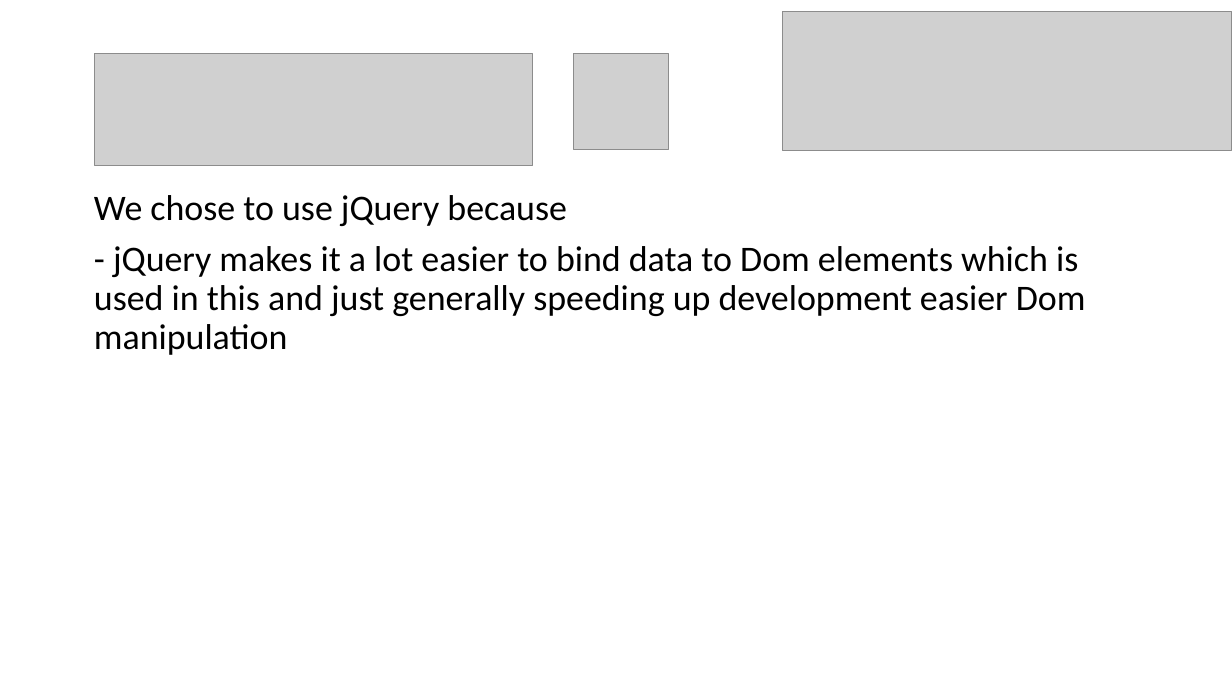
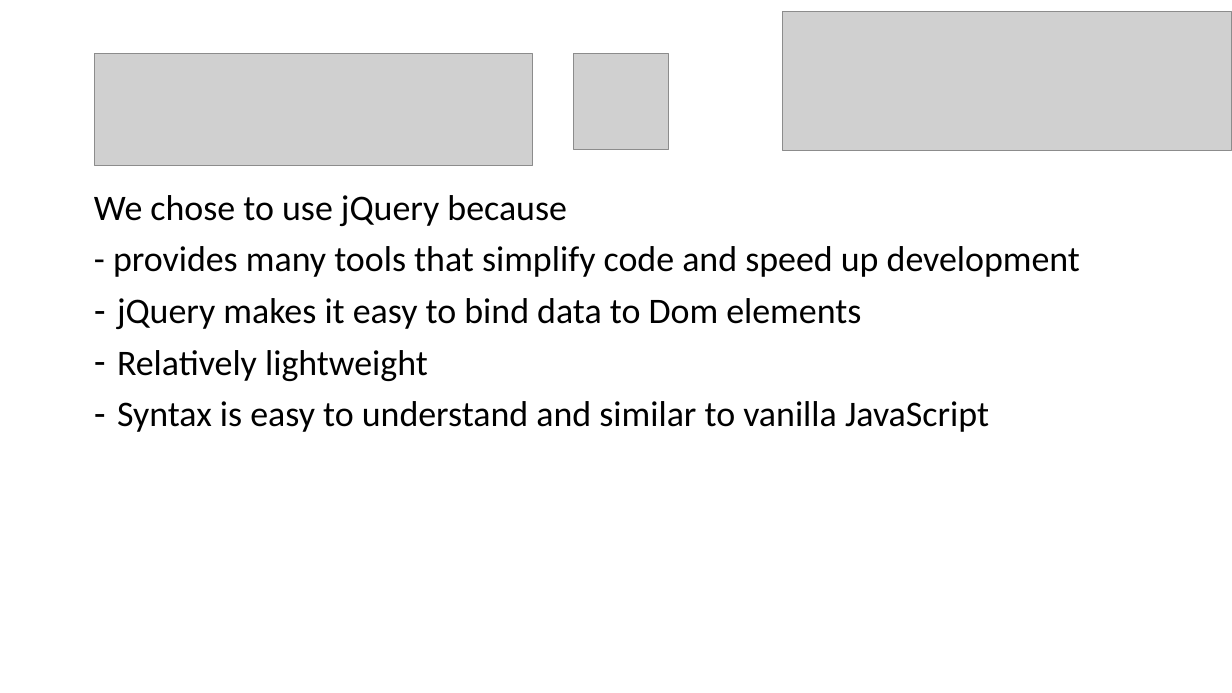
Before and after one commit to Adv-Web-Restaurant-Group3/Paperless-Restaurant, a slide deck: slide 8 of doc/presentation.pptx. Drawn at 1232x693 pixels with LibreOffice and Linux fonts; fonts in the diff are those of the drawing; grey boxes stand for pictures. Boxes give left, top, right and bottom in pixels: in the first picture for what was removed or moved away, otherwise in the second. Text is boxed around its words. In the diff, an @@ line names an element or a change of style, - is before the commit and + after.

```diff
--- a/doc/presentation.pptx
+++ b/doc/presentation.pptx
@@ text at [113,246,1080,432]: text changed @@
-- jQuery makes it a lot easier to bind data to Dom elements which is used in this and just generally speeding up development easier Dom manipulation
+- provides many tools that simplify code and speed up development
+– jQuery makes it easy to bind data to Dom elements
+– Relatively lightweight
+– Syntax is easy to understand and similar to vanilla JavaScript
```
Also in this commit, not shown: 1 other slide changed.
